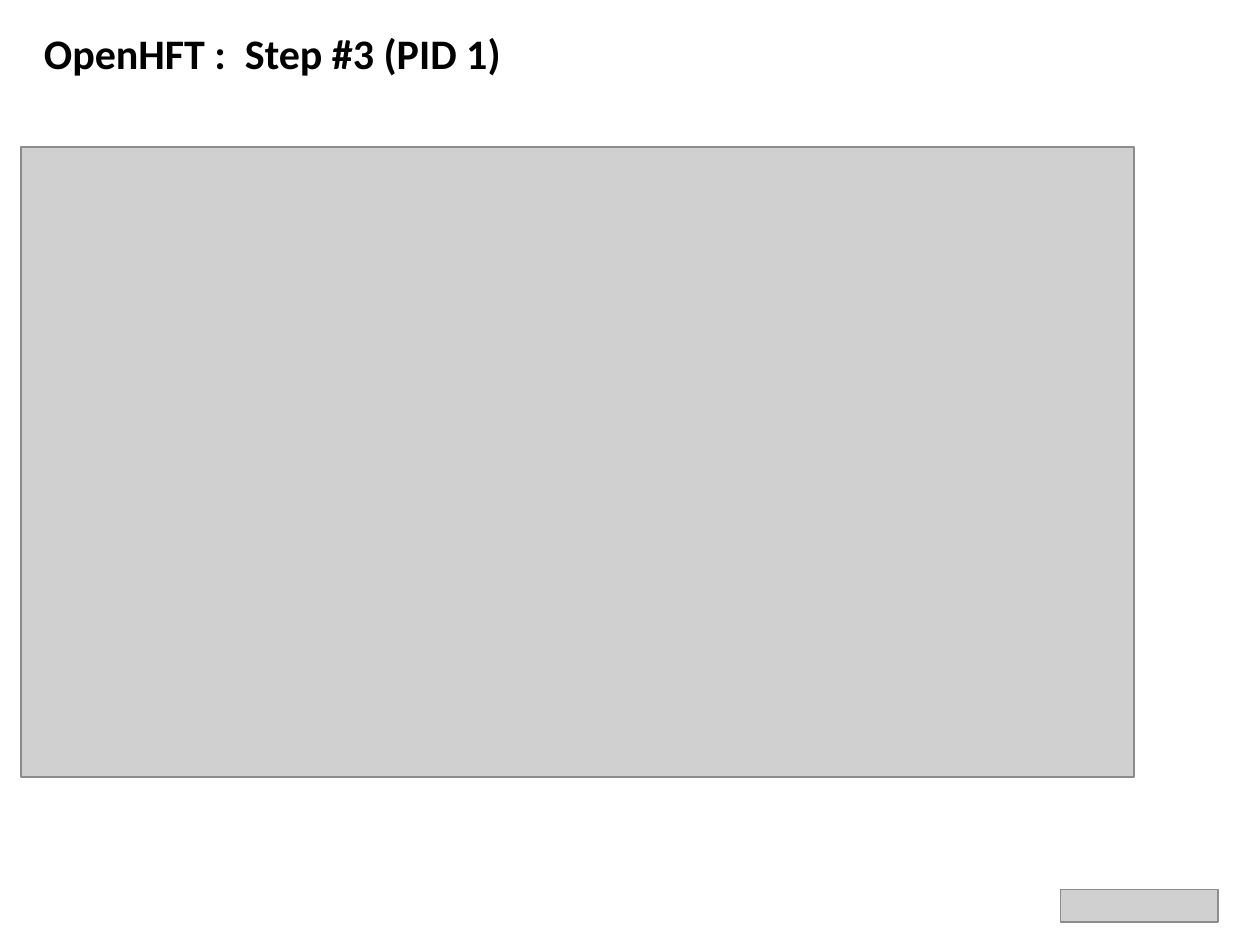
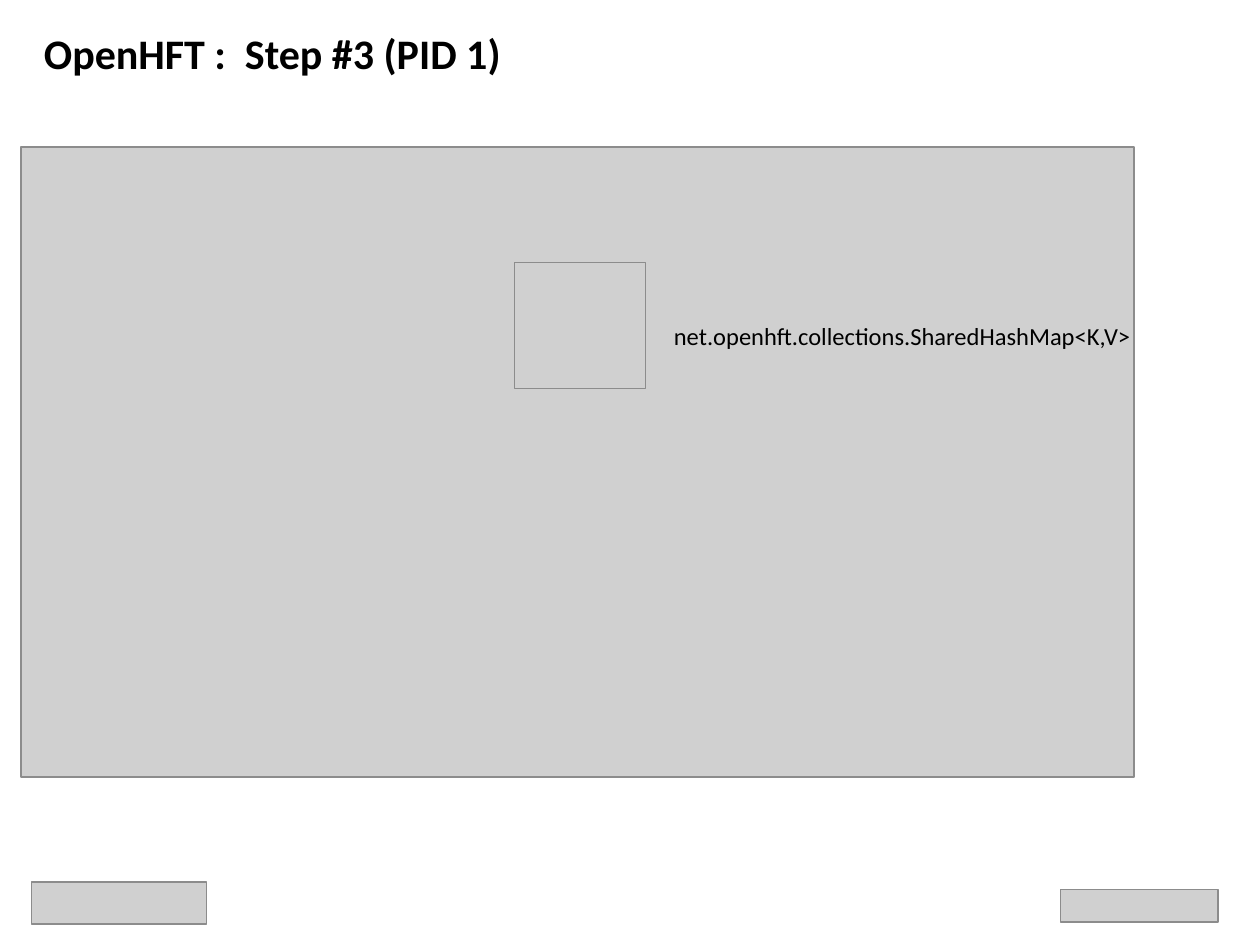
Before and after one commit to Cotton-Ben/infinispan-quickstart, a slide deck: slide 16 of doc/OpenHFT-presented-2Java-SIG-Nov-13-AND-HZ-Nov-18pptx.pptx. Drawn at 1260x945 pixels with LibreOffice and Linux fonts; fonts in the diff are those of the drawing; grey boxes stand for pictures. Boxes give left, top, right and bottom in pixels: in the first picture for what was removed or moved away, otherwise in the second. Text is boxed around its words. In the diff, an @@ line names an element or a change of style, - is before the commit and + after.

```diff
--- a/doc/OpenHFT-presented-2Java-SIG-Nov-13-AND-HZ-Nov-18pptx.pptx
+++ b/doc/OpenHFT-presented-2Java-SIG-Nov-13-AND-HZ-Nov-18pptx.pptx
@@ picture added at bbox=[514, 262, 645, 388] @@
@@ text added at bbox=[674, 328, 1130, 349], 14 pt, text #000000 @@
+net.openhft.collections.SharedHashMap<K,V>
@@ picture added at bbox=[32, 882, 207, 924] @@
```
Also in this commit, not shown: 36 other slides changed.
